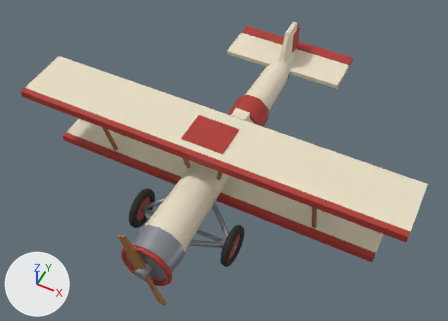
The glTF model assets/models/biplane-1920.glb, before and after one commit.
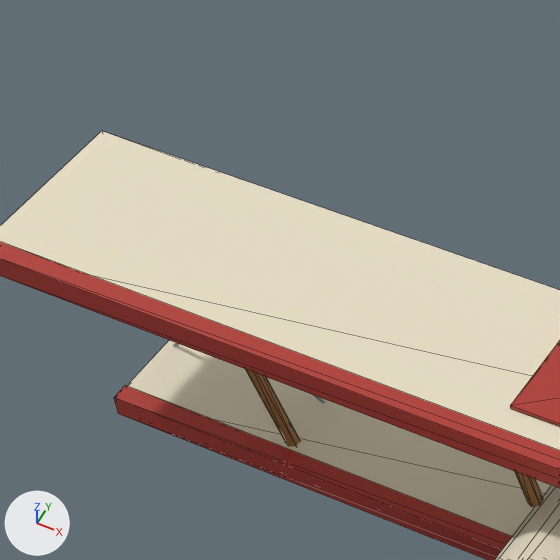
The first picture shows the older version from a 50 mm lens placed at (4.01, -7.66, 10.77), pointed at (0.01, 0.36, 0.75). The close-ups show the older and then the newer version on the part from 6% to 44% of the width and 5% to 57% of the height of that picture. Only the edits that show in the close-ups are written down. Arrows for +X, +Y and +Z are at lower left; the lights stay in place. The close-ups show mesh edges as thin lines. Where no turn or scale is listed for an object, it has been applied to the vertices.

Names of what the first close-up shows: 'fuselage', 'strut_l_front', 'wing_lower', 'wing_lower_leading_edge', 'wing_upper', 'wing_upper_leading_edge', 'wing_upper_marking' and 1 more.
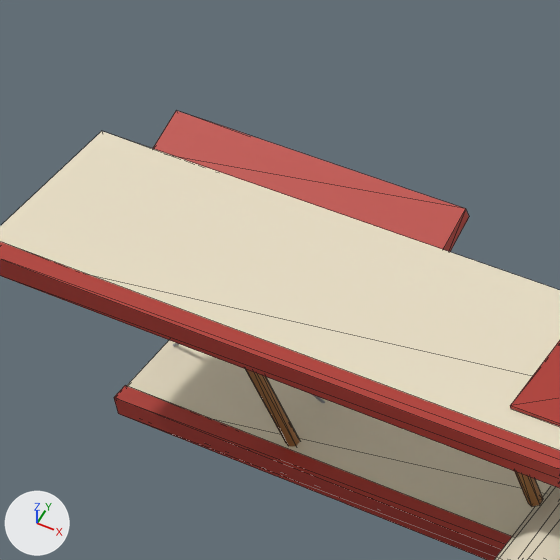
Where the newer file only moved an object's origin or applied its transform, the numbers keep the older frame.

The change, as JSON lines over the scene's bpy script:
```json
{"op": "add", "block": "me_mesh_35_1", "code": ["me_mesh_35_1 = bpy.data.meshes.new('Mesh_35')", "me_mesh_35_1.from_pydata([(1.1, -0.18, -0.01), (1.1, 0.14, 0.11), (1.1, -0.14, -0.11), (1.1, 0.18, 0.01), (-1.1, 0.14, 0.11), (-1.1, -0.18, -0.01), (-1.1, 0.18, 0.01), (-1.1, -0.14, -0.11)], [], [(0, 2, 1), (2, 3, 1), (4, 6, 5), (6, 7, 5), (4, 5, 1), (5, 0, 1), (7, 6, 2), (6, 3, 2), (5, 7, 0), (7, 2, 0), (1, 3, 4), (3, 6, 4)])", "me_mesh_35_1.materials.append(mat_enamel_red)  # red #b23a30"]}
{"op": "add", "block": "ob_aileron_left", "code": ["ob_aileron_left = bpy.data.objects.new('aileron_left', me_mesh_35_1)", "ob_aileron_left.location = (-2.6, 0.59, 2.078)"]}
```

Location of each change, (x1, y1, x2, y2) in pixels of the close-ups (560 x 560 px):
```json
{"object": "aileron_left", "change": "added", "after": [153, 111, 469, 252], "on screen": "red"}
```
